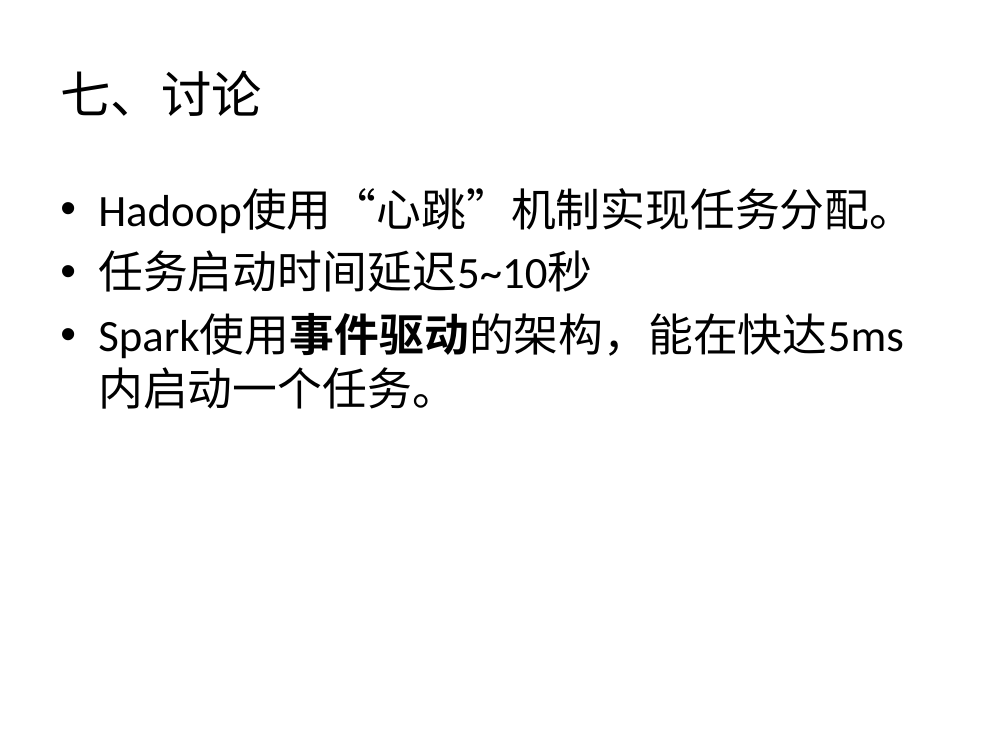
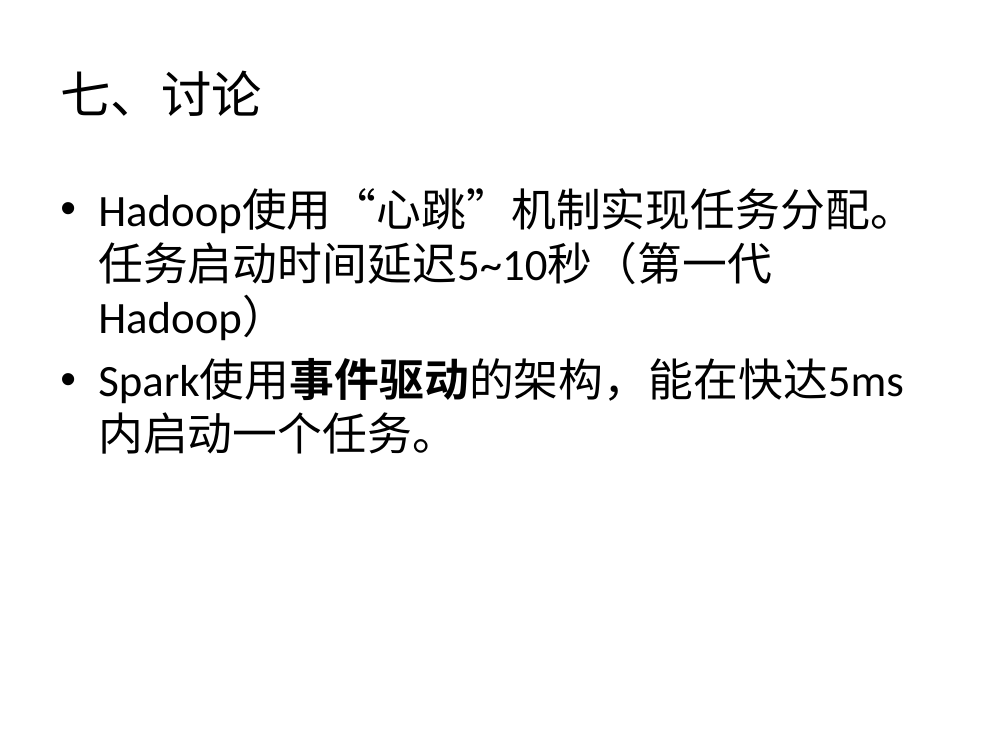
Before and after one commit to wuxingdexian/seminar, a slide deck: slide 43 of Shark SQL and Rich Analytics at Scale.pptx. Drawn at 1008x756 pixels with LibreOffice and Linux fonts; fonts in the diff are those of the drawing. Boxes give left, top, right and bottom in pixels: in the first picture for what was removed or moved away, otherwise in the second. Text is boxed around its words. In the diff, an @@ line names an element or a change of style, - is before the commit and + after.

```diff
--- a/Shark SQL and Rich Analytics at Scale.pptx
+++ b/Shark SQL and Rich Analytics at Scale.pptx
@@ text at (98, 189, 915, 341): text changed @@
-• Hadoop使用“心跳”机制实现任务分配。
-• 任务启动时间延迟5~10秒
+• Hadoop使用“心跳”机制实现任务分配。任务启动时间延迟5~10秒（第一代Hadoop）
```
Also in this commit, not shown: 6 other slides changed, 1 other file.
